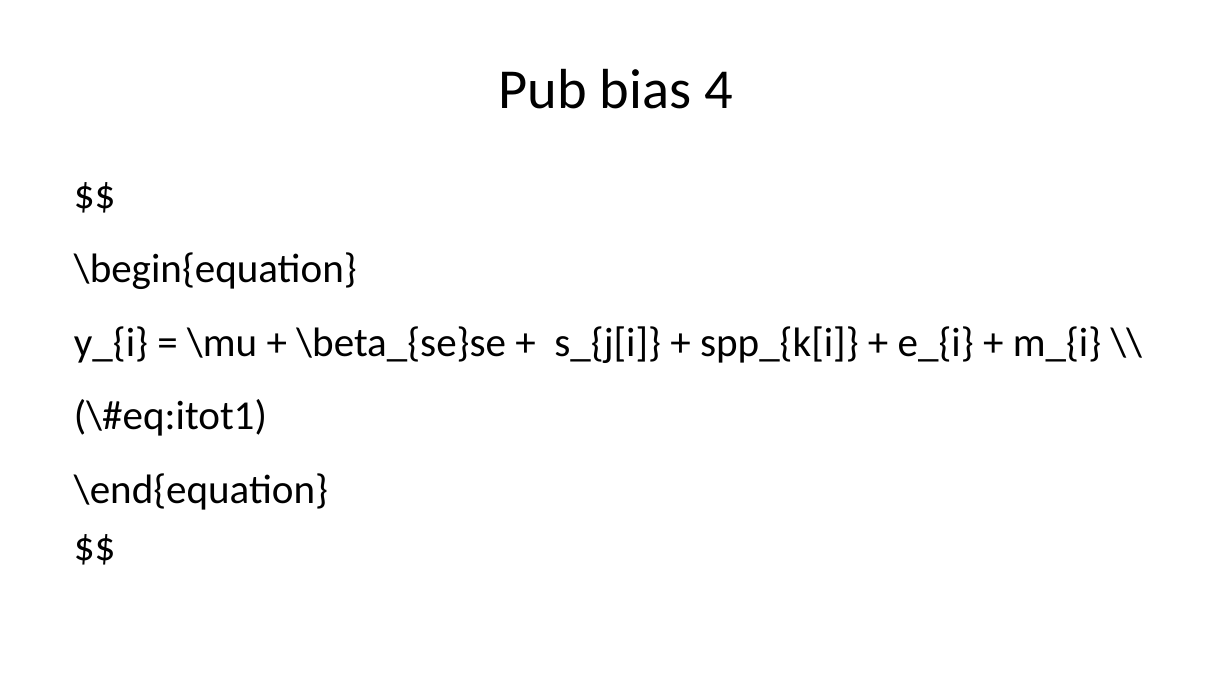
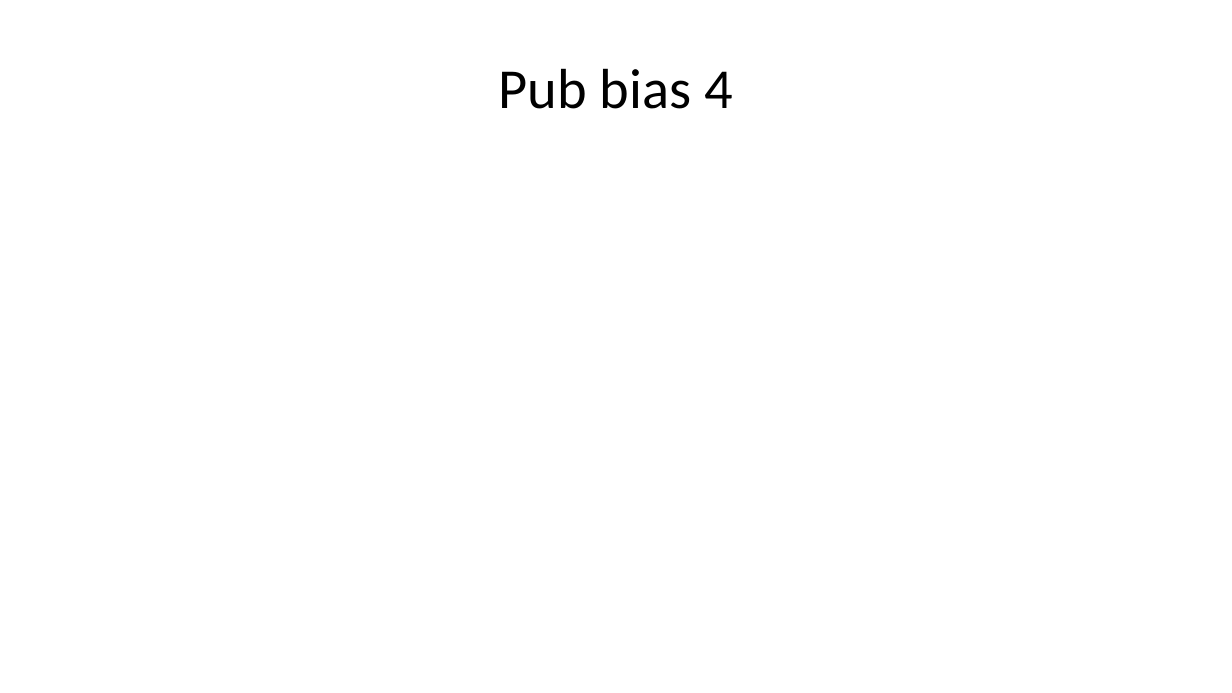
Before and after one commit to daniel1noble/meta-workshop, a slide deck: slide 55 of slides/code_slides.pptx. Drawn at 1232x693 pixels with LibreOffice and Linux fonts; fonts in the diff are those of the drawing. Boxes give left, top, right and bottom in pixels: in the first picture for what was removed or moved away, otherwise in the second. Text is boxed around its words. In the diff, an @@ line names an element or a change of style, - is before the commit and + after.

```diff
--- a/slides/code_slides.pptx
+++ b/slides/code_slides.pptx
@@ text removed at <box>74,252,1101,510</box> @@
-$$
-\begin{equation}
-y_{i} = \mu + \beta_{se}se + s_{j[i]} + spp_{k[i]} + e_{i} + m_{i} \\
-(\#eq:itot1)
-\end{equation}
-$$
```
Also in this commit, not shown: 2 other slides changed, 1 other file.
